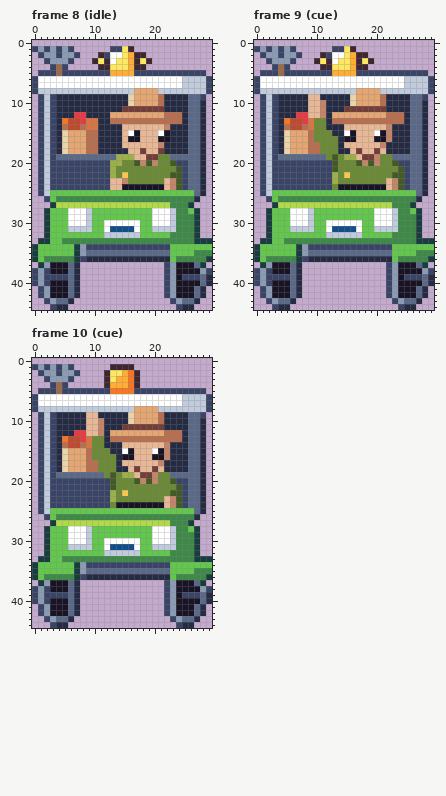
Two states of a pixel-art file, art/hood-people/ranger-cart@62.aseprite. The first picture shows the starting point.
30x45 pixels, 12 frames. Shown: frame 8 (idle), frame 9 (cue), frame 10 (cue). The commit also changed other frames, which this record leaves out.
After the commit:
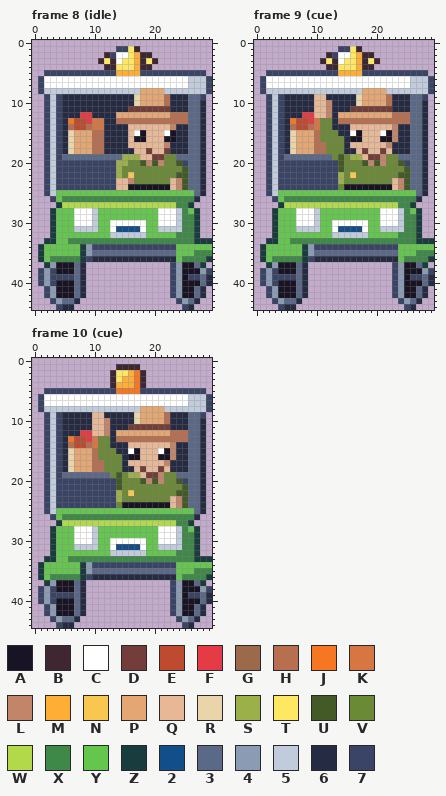
Palette (. is transparent): A #181425  B #3e2731  C #ffffff  D #733e39  E #be4a2f  F #e43b44  G #9a6a4a  H #b86f50  J #f77622  K #d77643  L #c28569  M #feae34  N #f9c74f  P #e4a672  Q #e8b796  R #ead4aa  S #9cb04a  T #fee761  U #445a26  V #6b8a35  W #b2d94a  X #3e8948  Y #63c74d  Z #193c3e  2 #124e89  3 #5a6988  4 #8b9bb4  5 #c0cbdc  6 #262b44  7 #3a4466
Difference:
Frame 8 (idle):
y 1: x 0..6 7474747 -> .......; x 13 7 -> .; x 15..17 TB. -> 7TB
y 2: x 1..7 7447447 -> .......; x 11..13 B7C -> .B7; x 15..17 TMB -> CTM; x 19 . -> B
y 3: x 2..6 74447 -> .....; x 10..14 BTBCT -> .BTBC; x 16..20 MBTB. -> TMBTB
y 4: x 3..5 7G7 -> ...; x 11 B -> .; x 13 T -> B; x 16..17 MB -> TM; x 19 . -> B
y 5: x 1 7 -> .; x 4 G -> 7; x 13 M -> 7; x 17 7 -> M
y 6..7: x 0..1 7C -> .7; x 25 5 -> C
y 8: x 0..1 75 -> .7; x 17 P -> 5; x 21 5 -> P
y 9..10: x 1..4 7576 -> .757; x 16..17 RP -> 6R; x 21..22 H6 -> PH
y 11: x 1..4 7576 -> .757; x 15 D -> 6; x 22 6 -> D
y 12: x 1..4 7576 -> .757; x 7 F -> 6; x 9 6 -> F; x 13 P -> 6; x 22 H -> P; x 25 6 -> H
y 13: x 1..6 7576JE -> .7576J; x 8..9 FK -> EF; x 11 6 -> K; x 13 H -> 6; x 25 6 -> H
y 14: x 1..6 7576HE -> .7576H; x 8..9 HK -> EH; x 11 6 -> K; x 15 Q -> 6; x 22..23 L6 -> QL
y 15: x 1..6 7576RP -> .7576R; x 9 H -> P; x 11 6 -> H; x 15..18 QCAQ -> 6QCA; x 21..23 CA6 -> QCA
y 16: x 1..6 7576RP -> .7576R; x 9 H -> P; x 11 6 -> H; x 15..16 QA -> 6Q; x 18 Q -> A; x 21 A -> Q; x 23 6 -> A
y 17: x 1..6 7576RP -> .7576R; x 9 H -> P; x 11 6 -> H; x 15 Q -> 6; x 21..22 L6 -> QL
y 18: x 1..6 7576RP -> .7576R; x 9 H -> P; x 11 6 -> H; x 16 Q -> 6; x 18..19 DQ -> QD; x 21..22 D6 -> QD
y 19: x 1..4 7573 -> .757; x 14 S -> 3; x 17 Q -> S; x 19 D -> Q; x 21 V -> D; x 23 3 -> V
y 20: x 1..3 757 -> .75; x 13 S -> 7; x 15 V -> S; x 17..21 ULULV -> VULUL; x 23..24 U7 -> VU
y 21: x 1..3 757 -> .75; x 13..14 SV -> 7S; x 24..25 U7 -> VU
y 22: x 1..3 757 -> .75; x 13..16 SVNV -> 7SVN; x 23 U -> V; x 25 7 -> U
y 23: x 1..3 757 -> .75; x 13 Q -> 7; x 15..16 LV -> QL; x 22..25 QLU7 -> VQLU
y 24: x 1..3 757 -> .75; x 13 Q -> 7; x 15 A -> Q; x 22..25 QLU7 -> AQLU
y 25: x 1..3 75Y -> .75
y 26: x 2..4 7YX -> .7Y
y 27: x 3..4 ZW -> .Z; x 23 X -> W
y 28..29: x 2..3 ZY -> .Z; x 6 C -> Y; x 9..10 5Y -> C5; x 20 C -> Y; x 23..24 5X -> C5
y 30: x 2..3 ZY -> .Z; x 6 C -> Y; x 9..10 5Y -> C5; x 12 C -> Y; x 18 Y -> C; x 20 C -> Y; x 23..24 5X -> C5
y 31: x 2..3 ZY -> .Z; x 6 5 -> Y; x 10 Y -> 5; x 12..13 C2 -> YC; x 17..18 CY -> 2C; x 20 5 -> Y; x 24 X -> 5
y 32: x 2..3 ZY -> .Z; x 12 5 -> Y; x 18 Y -> 5; x 23 X -> Y
y 33: x 1 Z -> .; x 3 Y -> Z; x 5 X -> Y
y 34: x 0..1 ZY -> .Z; x 7..9 Z47 -> YZ4; x 23 Y -> 7
y 35: x 0..1 ZY -> .Z; x 7..9 Z43 -> YZ4; x 23 Y -> 3
y 36: x 0..2 ZYX -> .ZY; x 7..9 Z76 -> XZ7; x 23..24 YX -> 6Y
y 37: x 1..3 Z4A -> .Z4; x 6..8 36. -> A36; x 22..24 74A -> .74
y 38: x 0..3 747A -> .747; x 6..8 36. -> A36; x 22..24 74A -> .74
y 39: x 0..2 747 -> .74; x 6..8 36. -> 736; x 22..25 74A7 -> .74A
y 40: x 0..3 747A -> .747; x 6..8 36. -> A36; x 22..24 74A -> .74
y 41..42: x 1..3 74A -> .74; x 6..8 36. -> A36; x 22..24 74A -> .74
y 43: x 2..4 743 -> .74; x 6..7 6. -> 36; x 23..25 743 -> .74
y 44: x 3..4 76 -> .7; x 6 . -> 6; x 24..25 76 -> .7
Frame 9 (cue):
y 1: x 0..6 7474747 -> .......; x 13 7 -> .; x 15..17 TB. -> 7TB
y 2: x 1..7 7447447 -> .......; x 11..13 B7C -> .B7; x 15..17 TMB -> CTM; x 19 . -> B
y 3: x 2..6 74447 -> .....; x 10..14 BTBCT -> .BTBC; x 16..20 MBTB. -> TMBTB
y 4: x 3..5 7G7 -> ...; x 11 B -> .; x 13 T -> B; x 16..17 MB -> TM; x 19 . -> B
y 5: x 1 7 -> .; x 4 G -> 7; x 13 M -> 7; x 17 7 -> M
y 6..7: x 0..1 7C -> .7; x 25 5 -> C
y 8: x 0..1 75 -> .7; x 17 P -> 5; x 21 5 -> P
y 9: x 1..4 7576 -> .757; x 9 Q -> 6; x 11 6 -> Q; x 16..17 RP -> 6R; x 21..22 H6 -> PH
y 10: x 1..4 7576 -> .757; x 9 Q -> 6; x 11..12 L6 -> QL; x 16..17 RP -> 6R; x 21..22 H6 -> PH
y 11: x 1..4 7576 -> .757; x 9 Q -> 6; x 11..12 L6 -> QL; x 15 D -> 6; x 22 6 -> D
y 12: x 1..4 7576 -> .757; x 7 F -> 6; x 9 Q -> F; x 11..13 L6P -> QL6; x 22 H -> P; x 25 6 -> H
y 13: x 1..6 7576JE -> .7576J; x 8..10 FKV -> EFK; x 12..13 6H -> V6; x 25 6 -> H
y 14: x 1..6 7576HE -> .7576H; x 8..10 HKV -> EHK; x 12 6 -> V; x 15 Q -> 6; x 22..23 L6 -> QL
y 15: x 1..6 7576RP -> .7576R; x 9..10 HV -> PH; x 13 6 -> V; x 15..17 CAQ -> 6CA; x 20..23 CAL6 -> QCAL
y 16: x 1..6 7576RP -> .7576R; x 9..10 HV -> PH; x 14..15 6A -> V6; x 17 Q -> A; x 20 A -> Q; x 22..23 L6 -> AL
y 17: x 1..6 7576RP -> .7576R; x 9 H -> P; x 11 V -> H; x 14..15 6Q -> V6; x 21..22 L6 -> QL
y 18: x 1..6 7576RP -> .7576R; x 9 H -> P; x 11 V -> H; x 14 6 -> V; x 16..18 QDQ -> 6QD; x 20..22 DQ6 -> QDQ
y 19: x 1..4 7573 -> .757; x 12..15 VUVS -> 3VUV; x 17..18 QD -> SQ; x 20..21 LV -> DL; x 23 3 -> V
y 20: x 1..3 757 -> .75; x 13..14 UV -> 7U; x 17..21 ULULV -> VULUL; x 23..24 U7 -> VU
y 21: x 1..3 757 -> .75; x 13..14 UV -> 7U; x 24..25 U7 -> VU
y 22: x 1..3 757 -> .75; x 13..16 SVNV -> 7SVN; x 23 U -> V; x 25 7 -> U
y 23: x 1..3 757 -> .75; x 13..14 SV -> 7S; x 22..25 QLU7 -> VQLU
y 24: x 1..3 757 -> .75; x 13..14 VA -> 7V; x 22..25 QLU7 -> AQLU
y 25: x 1..3 75Y -> .75
y 26: x 2..4 7YX -> .7Y
y 27: x 3..4 ZW -> .Z; x 23 X -> W
y 28..29: x 2..3 ZY -> .Z; x 6 C -> Y; x 9..10 5Y -> C5; x 20 C -> Y; x 23..24 5X -> C5
y 30: x 2..3 ZY -> .Z; x 6 C -> Y; x 9..10 5Y -> C5; x 12 C -> Y; x 18 Y -> C; x 20 C -> Y; x 23..24 5X -> C5
y 31: x 2..3 ZY -> .Z; x 6 5 -> Y; x 10 Y -> 5; x 12..13 C2 -> YC; x 17..18 CY -> 2C; x 20 5 -> Y; x 24 X -> 5
y 32: x 2..3 ZY -> .Z; x 12 5 -> Y; x 18 Y -> 5; x 23 X -> Y
y 33: x 1 Z -> .; x 3 Y -> Z; x 5 X -> Y
y 34: x 0..1 ZY -> .Z; x 7..9 Z47 -> YZ4; x 23 Y -> 7
y 35: x 0..1 ZY -> .Z; x 7..9 Z43 -> YZ4; x 23 Y -> 3
y 36: x 0..2 ZYX -> .ZY; x 7..9 Z76 -> XZ7; x 23..24 YX -> 6Y
y 37: x 1..3 Z4A -> .Z4; x 6..8 36. -> A36; x 22..24 74A -> .74
y 38: x 0..3 747A -> .747; x 6..8 36. -> A36; x 22..24 74A -> .74
y 39: x 0..2 747 -> .74; x 6..8 36. -> 736; x 22..25 74A7 -> .74A
y 40: x 0..3 747A -> .747; x 6..8 36. -> A36; x 22..24 74A -> .74
y 41..42: x 1..3 74A -> .74; x 6..8 36. -> A36; x 22..24 74A -> .74
y 43: x 2..4 743 -> .74; x 6..7 6. -> 36; x 23..25 743 -> .74
y 44: x 3..4 76 -> .7; x 6 . -> 6; x 24..25 76 -> .7
Frame 10 (cue):
y 1: x 0..6 7474747 -> .......; x 13 B -> .; x 17 . -> B
y 2: x 1..7 7447447 -> .......; x 12..13 BT -> .B; x 15..18 MJB. -> TMJB
y 3: x 2..6 74447 -> .....; x 12..14 BTM -> .BT; x 16..18 JB. -> MJB
y 4: x 3..5 7G7 -> ...; x 12..13 BM -> .B; x 16..18 JB. -> MJB
y 5: x 1 7 -> .; x 4 G -> 7; x 13 J -> 7; x 17 7 -> J
y 6..7: x 0..1 7C -> .7; x 25 5 -> C
y 8: x 0..1 75 -> .7; x 17 P -> 5; x 21 5 -> P
y 9: x 1..4 7576 -> .757; x 9 Q -> 6; x 11 6 -> Q; x 16..17 RP -> 6R; x 21..22 H6 -> PH
y 10: x 1..4 7576 -> .757; x 9 Q -> 6; x 11..12 L6 -> QL; x 16..17 RP -> 6R; x 21..22 H6 -> PH
y 11: x 1..4 7576 -> .757; x 9 Q -> 6; x 11..12 L6 -> QL; x 15 D -> 6; x 22 6 -> D
y 12: x 1..4 7576 -> .757; x 7 F -> 6; x 9 Q -> F; x 11..13 L6P -> QL6; x 22 H -> P; x 25 6 -> H
y 13: x 1..6 7576JE -> .7576J; x 8..10 FKV -> EFK; x 12..13 6H -> V6; x 25 6 -> H
y 14: x 1..6 7576HE -> .7576H; x 8..10 HKV -> EHK; x 12 6 -> V; x 15 Q -> 6; x 22..23 L6 -> QL
y 15: x 1..6 7576RP -> .7576R; x 9..10 HV -> PH; x 13 6 -> V; x 15..17 CAQ -> 6CA; x 20..23 CAL6 -> QCAL
y 16: x 1..6 7576RP -> .7576R; x 9..10 HV -> PH; x 14..15 6A -> V6; x 17 Q -> A; x 20 A -> Q; x 22..23 L6 -> AL
y 17: x 1..6 7576RP -> .7576R; x 9 H -> P; x 11 V -> H; x 14..15 6Q -> V6; x 21..22 L6 -> QL
y 18: x 1..6 7576RP -> .7576R; x 9 H -> P; x 11 V -> H; x 14 6 -> V; x 16..18 QDQ -> 6QD; x 20..22 DQ6 -> QDQ
y 19: x 1..4 7573 -> .757; x 12..15 VUVS -> 3VUV; x 17..18 QD -> SQ; x 20..21 LV -> DL; x 23 3 -> V
y 20: x 1..3 757 -> .75; x 13..14 UV -> 7U; x 17..21 ULULV -> VULUL; x 23..24 U7 -> VU
y 21: x 1..3 757 -> .75; x 13..14 UV -> 7U; x 24..25 U7 -> VU
y 22: x 1..3 757 -> .75; x 13..16 SVNV -> 7SVN; x 23 U -> V; x 25 7 -> U
y 23: x 1..3 757 -> .75; x 13..14 SV -> 7S; x 22..25 QLU7 -> VQLU
y 24: x 1..3 757 -> .75; x 13..14 VA -> 7V; x 22..25 QLU7 -> AQLU
y 25: x 1..3 75Y -> .75
y 26: x 2..4 7YX -> .7Y
y 27: x 3..4 ZW -> .Z; x 23 X -> W
y 28..29: x 2..3 ZY -> .Z; x 6 C -> Y; x 9..10 5Y -> C5; x 20 C -> Y; x 23..24 5X -> C5
y 30: x 2..3 ZY -> .Z; x 6 C -> Y; x 9..10 5Y -> C5; x 12 C -> Y; x 18 Y -> C; x 20 C -> Y; x 23..24 5X -> C5
y 31: x 2..3 ZY -> .Z; x 6 5 -> Y; x 10 Y -> 5; x 12..13 C2 -> YC; x 17..18 CY -> 2C; x 20 5 -> Y; x 24 X -> 5
y 32: x 2..3 ZY -> .Z; x 12 5 -> Y; x 18 Y -> 5; x 23 X -> Y
y 33: x 1 Z -> .; x 3 Y -> Z; x 5 X -> Y
y 34: x 0..1 ZY -> .Z; x 7..9 Z47 -> YZ4; x 23 Y -> 7
y 35: x 0..1 ZY -> .Z; x 7..9 Z43 -> YZ4; x 23 Y -> 3
y 36: x 0..2 ZYX -> .ZY; x 7..9 Z76 -> XZ7; x 23..24 YX -> 6Y
y 37: x 1..3 Z4A -> .Z4; x 6..8 36. -> A36; x 22..24 74A -> .74
y 38: x 0..3 747A -> .747; x 6..8 36. -> A36; x 22..24 74A -> .74
y 39: x 0..2 747 -> .74; x 6..8 36. -> 736; x 22..25 74A7 -> .74A
y 40: x 0..3 747A -> .747; x 6..8 36. -> A36; x 22..24 74A -> .74
y 41..42: x 1..3 74A -> .74; x 6..8 36. -> A36; x 22..24 74A -> .74
y 43: x 2..4 743 -> .74; x 6..7 6. -> 36; x 23..25 743 -> .74
y 44: x 3..4 76 -> .7; x 6 . -> 6; x 24..25 76 -> .7
Changed places in both pictures, as pixel boxes (x1, y1, x2, y2):
changed: (32, 46, 188, 310)
changed: (254, 46, 410, 310)
changed: (32, 364, 188, 628)
